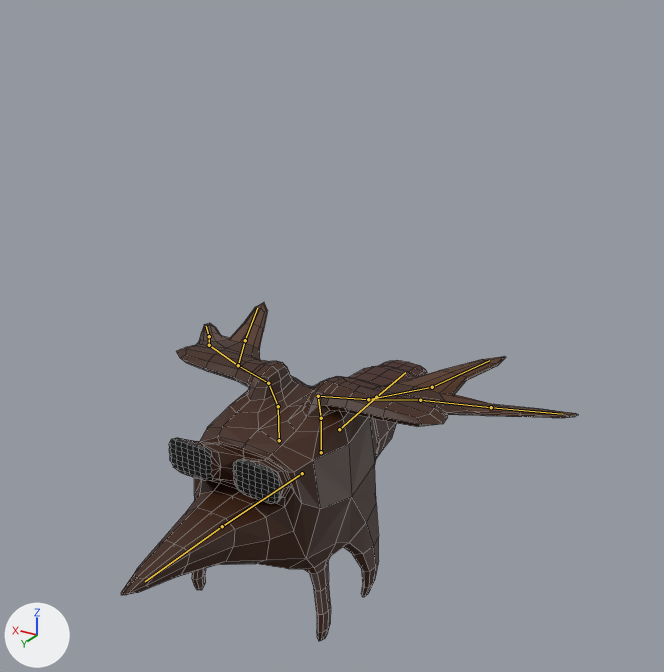
A saved change to the Blender file Blender/Mobs/mosquitochcoc.blend.
Rendered twice from a camera (50 mm lens) standing at (-11.39, 16.77, 16.12) and looking at (-0.71, -1.03, 7.22). Arrows for +X, +Y and +Z are at lower left; the lights stay in place. The bones that bend it are drawn over the model as lines. Mesh edges are drawn as thin lines.
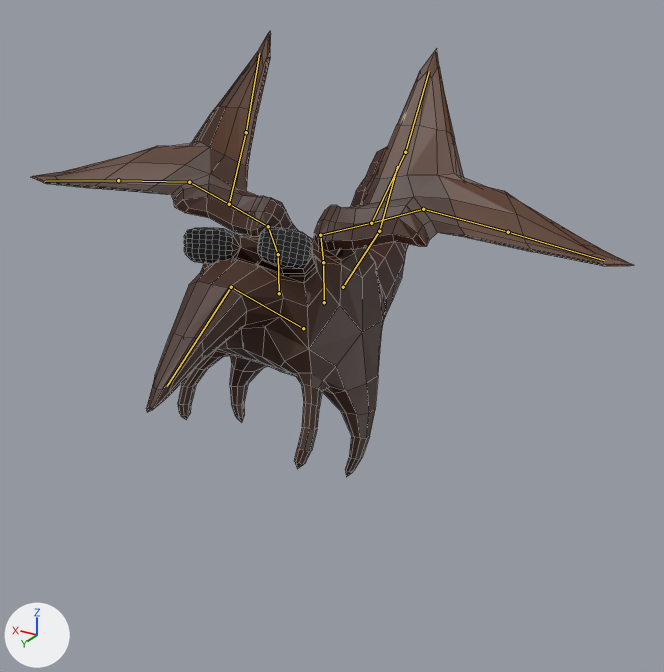
The newer file adds an action. The first version stands in its rest pose; the second is drawn at frame 1 of the action 'Run'.

Boxes (x1, y1, x2, y2) around the edits, measured in the pictures (664 x 672 px):
```json
{"object": "Cube", "change": "posed", "before": [121, 302, 578, 641], "after": [31, 31, 632, 477], "on screen": "31% wider, 31% taller"}
{"bone": "Bone", "before": "(279, 440) to (278, 406)", "after": "(279, 293) to (278, 254)"}
{"bone": "Bone.004", "before": "(268, 383) to (238, 365)", "after": "(268, 226) to (229, 204)"}
{"bone": "Bone.007", "before": "(209, 345) to (209, 336)", "after": "(189, 182) to (118, 180)"}
{"bone": "Bone.006", "before": "(238, 365) to (245, 340)", "after": "(229, 204) to (246, 132)"}
{"bone": "Bone.001", "before": "(339, 429) to (376, 397)", "after": "(343, 287) to (379, 231)"}
{"bone": "Bone.002", "before": "(376, 397) to (405, 372)", "after": "(379, 231) to (397, 166)"}
{"bone": "Bone.010", "before": "(321, 452) to (321, 418)", "after": "(324, 302) to (323, 262)"}
{"bone": "Bone.012", "before": "(318, 396) to (368, 399)", "after": "(320, 235) to (371, 223)"}
{"bone": "Bone.015", "before": "(420, 400) to (491, 407)", "after": "(423, 209) to (508, 232)"}
{"bone": "Bone.014", "before": "(368, 399) to (432, 387)", "after": "(371, 223) to (405, 152)"}
{"bone": "Bone.018", "before": "(302, 473) to (222, 526)", "after": "(303, 328) to (231, 287)"}
{"bone": "Bone.019", "before": "(222, 526) to (145, 581)", "after": "(231, 287) to (167, 386)"}
```

Scene script edits in JSON lines:
```json
{"block": "bone_bone", "where": "bone_bone = bpy.data.objects['Armature'].pose.bones['Bone']"}
{"op": "set", "path": "bone_bone.location", "old": "(0.0, 0.0, 0.0)", "new": "(0.0, 4.06, 0.16)"}
{"block": "bone_bone_004", "where": "bone_bone_004 = bpy.data.objects['Armature'].pose.bones['Bone.004']  # child of 'Bone.003'"}
{"op": "set", "path": "bone_bone_004.rotation_quaternion", "old": "(1.0, 0.0, 0.0, 0.0)", "new": "(0.863, -0.032, -0.483, 0.142)", "note": "degrees (0, 0, 0) -> degrees (-20, -56, 29)"}
{"block": "bone_bone_007", "where": "bone_bone_007 = bpy.data.objects['Armature'].pose.bones['Bone.007']  # child of 'Bone.005'"}
{"op": "set", "path": "bone_bone_007.rotation_quaternion", "old": "(1.0, 0.0, 0.0, 0.0)", "new": "(0.839, -0.485, 0.09, 0.229)", "note": "degrees (0, 0, 0) -> degrees (-56, 22, 19)"}
{"block": "bone_bone_006", "where": "bone_bone_006 = bpy.data.objects['Armature'].pose.bones['Bone.006']  # child of 'Bone.004'"}
{"op": "set", "path": "bone_bone_006.rotation_quaternion", "old": "(1.0, 0.0, 0.0, 0.0)", "new": "(0.971, 0.199, -0.097, -0.093)", "note": "degrees (0, 0, 0) -> degrees (24, -9, -13)"}
{"block": "bone_bone_001", "where": "bone_bone_001 = bpy.data.objects['Armature'].pose.bones['Bone.001']"}
{"op": "set", "path": "bone_bone_001.location", "old": "(0.0, 0.0, 0.0)", "new": "(-0.02, -0.02, 4.06)"}
{"op": "set", "path": "bone_bone_001.rotation_quaternion", "old": "(1.0, 0.0, 0.0, 0.0)", "new": "(0.977, 0.214, -0.013, 0.001)", "note": "degrees (0, 0, 0) -> degrees (25, -2, 0)"}
{"block": "bone_bone_002", "where": "bone_bone_002 = bpy.data.objects['Armature'].pose.bones['Bone.002']  # child of 'Bone.001'"}
{"op": "set", "path": "bone_bone_002.rotation_quaternion", "old": "(1.0, 0.0, 0.0, 0.0)", "new": "(0.956, 0.293, 0.006, 0.001)", "note": "degrees (0, 0, 0) -> degrees (34, 1, 0)"}
{"block": "bone_bone_010", "where": "bone_bone_010 = bpy.data.objects['Armature'].pose.bones['Bone.010']"}
{"op": "set", "path": "bone_bone_010.location", "old": "(0.0, 0.0, 0.0)", "new": "(0.0, 4.06, 0.16)"}
{"block": "bone_bone_012", "where": "bone_bone_012 = bpy.data.objects['Armature'].pose.bones['Bone.012']  # child of 'Bone.011'"}
{"op": "set", "path": "bone_bone_012.rotation_quaternion", "old": "(1.0, 0.0, 0.0, 0.0)", "new": "(0.891, -0.075, 0.432, 0.114)", "note": "degrees (0, 0, 0) -> degrees (-3, 52, 13)"}
{"block": "bone_bone_015", "where": "bone_bone_015 = bpy.data.objects['Armature'].pose.bones['Bone.015']  # child of 'Bone.013'"}
{"op": "set", "path": "bone_bone_015.rotation_quaternion", "old": "(1.0, 0.0, 0.0, 0.0)", "new": "(0.845, 0.47, -0.005, -0.254)", "note": "degrees (0, 0, 0) -> degrees (55, 13, -27)"}
{"block": "bone_bone_014", "where": "bone_bone_014 = bpy.data.objects['Armature'].pose.bones['Bone.014']  # child of 'Bone.012'"}
{"op": "set", "path": "bone_bone_014.rotation_quaternion", "old": "(1.0, 0.0, 0.0, 0.0)", "new": "(0.985, -0.165, 0.045, 0.034)", "note": "degrees (0, 0, 0) -> degrees (-19, 6, 3)"}
{"block": "bone_bone_018", "where": "bone_bone_018 = bpy.data.objects['Armature'].pose.bones['Bone.018']"}
{"op": "set", "path": "bone_bone_018.location", "old": "(0.0, 0.0, 0.0)", "new": "(1.65, 0.23, 3.7)"}
{"op": "set", "path": "bone_bone_018.rotation_quaternion", "old": "(1.0, 0.0, 0.0, 0.0)", "new": "(0.967, 0.233, 0.004, -0.104)", "note": "degrees (0, 0, 0) -> degrees (27, 3, -12)"}
{"block": "bone_bone_019", "where": "bone_bone_019 = bpy.data.objects['Armature'].pose.bones['Bone.019']  # child of 'Bone.018'"}
{"op": "set", "path": "bone_bone_019.rotation_quaternion", "old": "(1.0, 0.0, 0.0, 0.0)", "new": "(0.837, -0.496, 0.0, 0.229)", "note": "degrees (0, 0, 0) -> degrees (-59, 13, 23)"}
```
